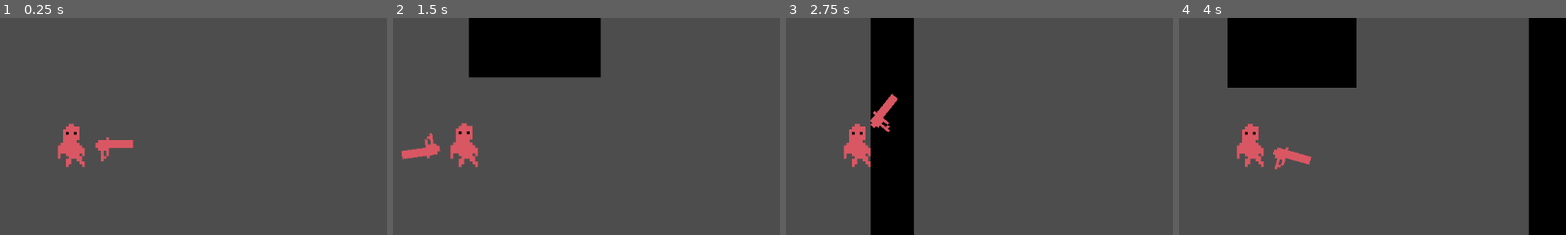
Above: before the commit, frames 1-4 (left to right).
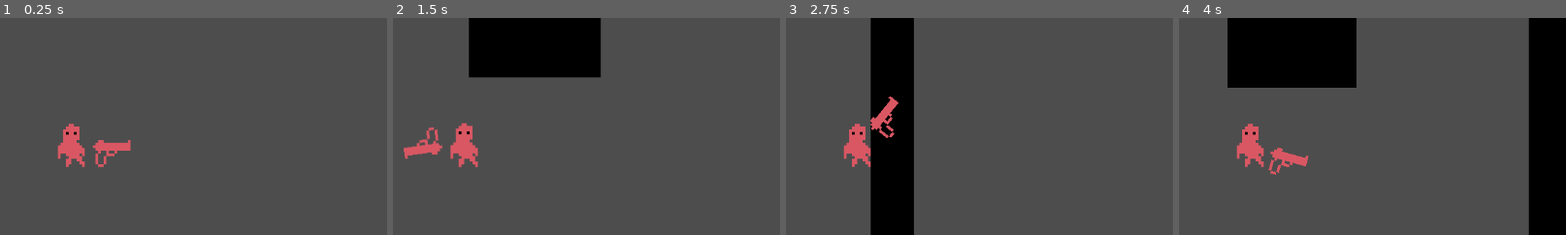
Above: after the commit, the same moments.

Repository: ExistantHumanX3/DeepFeats
Game: Godot game, scene res://scenes/game.tscn
The game is run twice, just before and just after one commit, with the same random seed, the same clock (stepped at 60 frames per second) and the same inputs.
Inputs (mouse positions are % of the whole screen's width and height, from its top left):
- Up to frame 1 (0.25 s): no input
- Up to frame 2 (1.5 s): tap Enter at 0.5 s; move the mouse to (72, 45) at 0.52 s; hold D (move_right) 0.53-1.28 s; tap Shift (dash) at 0.6 s; click (72, 45) at 0.8 s; move the mouse to (30, 55) at 1.27 s; hold S (move_down) from 1.28 s (still down); click (30, 55) at 1.35 s
- Up to frame 3 (2.75 s): tap 1 (weapon_1) at 1.55, 2.1 s; move the mouse to (60, 28) at 2.02 s; release S (move_down) at 2.03 s; hold D (move_right) from 2.03 s (still down); tap Shift (dash) at 2.3 s
- Up to frame 4 (4 s): tap Space at 2.75 s; move the mouse to (45, 70) at 2.77 s; release D (move_right) at 2.78 s; hold W (move_up) 2.78-3.53 s; tap Shift (dash) at 2.85 s; click (45, 70) at 3.05 s; move the mouse to (80, 65) at 3.52 s; hold A (move_left) from 3.53 s (still down); click (80, 65) at 3.6 s; tap 1 (weapon_1) at 3.8 s
The pictures show only the part of the screen within x 41-91%, y 21-71%; the shares and areas given below are measured in that part.

The runs differ from the first frame. In frame 1, 0.4% of the frame differs, in the area x 23-35%, y 54-69%; in frame 2, 0.4%, in the area x 2-13%, y 50-66%; in frame 3, 0.4%; in frame 4, 0.4%.

Commit message:
Added capability to swap weapons (half baked. will finish tomorrow morning

Diff:
--- a/bvn-game-jam/prefabs/gun_pivot.tscn
+++ b/bvn-game-jam/prefabs/gun_pivot.tscn
@@ -1,7 +1,7 @@
 [gd_scene load_steps=9 format=3 uid="uid://djgmi6cjxehwt"]
 
 [ext_resource type="Script" uid="uid://c5npy4e75b0n2" path="res://scripts/gun_pivot.gd" id="1_vg2ei"]
-[ext_resource type="Texture2D" uid="uid://dnrt430slddh" path="res://assets/weapons/gun.png" id="2_4ps28"]
+[ext_resource type="Texture2D" uid="uid://byrs0t8aqr7dc" path="res://assets/weapons/gun2.png" id="2_4ps28"]
 [ext_resource type="AudioStream" uid="uid://cbom3qtb80vnm" path="res://assets/sounds/shoot.mp3" id="3_4ps28"]
 
 [sub_resource type="Curve" id="Curve_4ps28"]
--- a/bvn-game-jam/scripts/character_body_2d.gd
+++ b/bvn-game-jam/scripts/character_body_2d.gd
@@ -19,11 +19,11 @@
 
 func _physics_process(delta) -> void:
 	sprites.play("idle")
-	getInput()
+	movementInput()
 	move_and_slide()
 
 # Gets input direction as a vector so it works with controllers
-func getInput():
+func movementInput():
 	# Sets movement direction
 	var input_vector = Input.get_vector("move_left", "move_right", "move_up", "move_down")
 
--- a/bvn-game-jam/scripts/gun_pivot.gd
+++ b/bvn-game-jam/scripts/gun_pivot.gd
@@ -10,8 +10,20 @@
 # Player Inventory
 var ammo = [69420, 10, 2] # 0: starbreaker; 1: toodles roll; 2: rerro focher
 var currentWeapon = 0 # 0: gun; 1: baseball bat; 2: staff
+
 var canShoot = true;
-const recoilStrength = 100
+var gunRecoil = 100 # Why var? An upgrade will allow the bat to dash further
+var batRecoil = -300
+var staffRecoil = 0
+var recoilList: Array = [gunRecoil, batRecoil, staffRecoil]
+var currentRecoil = 100
+# textures
+const TEXTURE_GUN: Texture = preload("res://assets/weapons/gun2.png")
+const TEXTURE_BAT: Texture = preload("res://assets/weapons/baseball stick.png")
+const TEXTURE_STAFF: Texture = preload("res://assets/weapons/staph.png")
+const textureList: Array  = [TEXTURE_GUN, TEXTURE_BAT, TEXTURE_STAFF]
+const offsetList: Array = [[8,-2],[8,0],[8,0]]# TODO: figure out how to turn off rotation for the staff
+
 
 @export var Bullet : PackedScene = preload("res://prefabs/player_bullet.tscn")
 @onready var game: Node2D = $"../../GameController"
@@ -28,9 +40,12 @@
 		var input_dir = Input.get_vector("aim_left", "aim_right", "aim_up", "aim_down")
 		var look_dir = input_dir + global_position
 		look_at(look_dir)
-
+	weaponSwapInput()
 	fireCheck()
 
+func weaponSwapInput():
+	if Input.is_action_just_pressed("weapon_1"):
+		swapWeapon(0)
 func fireCheck():
 	if !canShoot:
 		return
@@ -42,7 +57,7 @@
 			if ammo[currentWeapon] > 0:
 				shoot()
 			else:
-				shoot() ## but weaker!! TODO: make the actual bat and weak firing
+				shoot()
 			return
 		# Other weapon behavior
 		if ammo[currentWeapon] > 0:
@@ -60,7 +75,7 @@
 	get_tree().root.add_child(b)
 	b.transform = $Gun/BulletFrom.global_transform
 
-	get_parent().knockback(recoilStrength*($Gun/BulletFrom.global_position - get_parent().global_position))
+	get_parent().knockback(gunRecoil*($Gun/BulletFrom.global_position - get_parent().global_position))
 
 	shoot_sound.play()
 
@@ -72,3 +87,12 @@
 
 func _on_cooldown_end() -> void:
 	canShoot = true;
+
+func changeSprite(index:int):
+	$Gun/Sprite2D.texture = textureList[index]
+
+func swapWeapon(index:int):
+	changeSprite(index)
+	currentWeapon = index
+	currentRecoil = recoilList[index]
+	# $Player/GunPivot.transform = Vector2(offsetList[index][0],offsetList[index][1]) TODO: figure out how to do change the offset
Binary file added: bvn-game-jam/assets/weapons/gun2.png
Not shown, added: bvn-game-jam/assets/weapons/gun2.png.import
